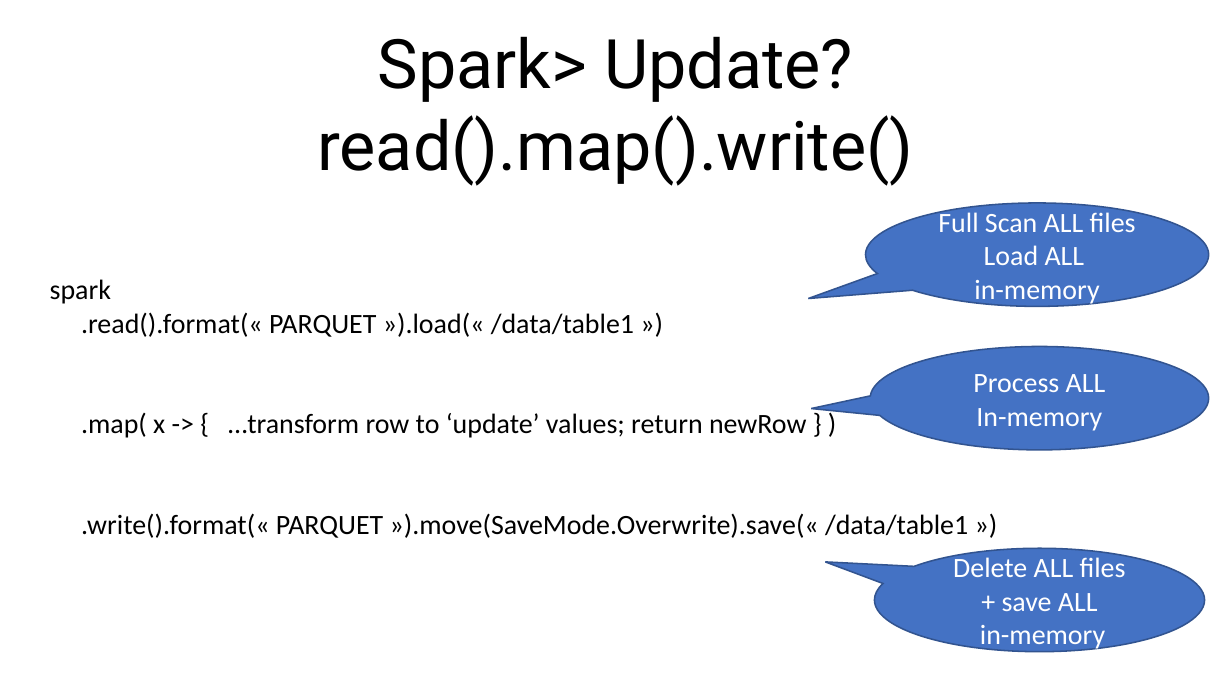
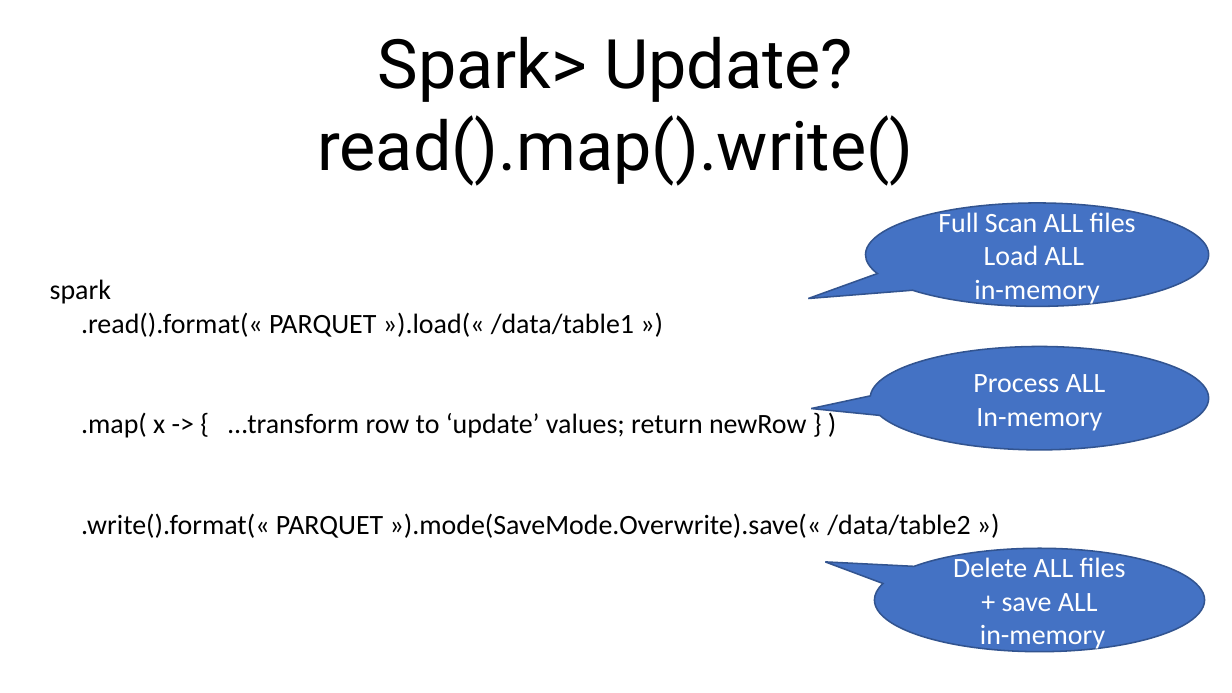
Before and after one commit to Arnaud-Nauwynck/presentations, a slide deck: slide 17 of pres-bigdata/BigData-4-hadoop-metastore-parquet-io.pptx. Drawn at 1232x693 pixels with LibreOffice and Linux fonts; fonts in the diff are those of the drawing. Boxes give left, top, right and bottom in pixels: in the first picture for what was removed or moved away, otherwise in the second. Text is boxed around its words. In the diff, an @@ line names an element or a change of style, - is before the commit and + after.

```diff
--- a/pres-bigdata/BigData-4-hadoop-metastore-parquet-io.pptx
+++ b/pres-bigdata/BigData-4-hadoop-metastore-parquet-io.pptx
@@ text at [81,513,970,538]: text changed @@
-.write().format(« PARQUET »).move(SaveMode.Overwrite).save(« /data/table1 »)
+.write().format(« PARQUET »).mode(SaveMode.Overwrite).save(« /data/table2 »)
```
Also in this commit, not shown: 1 other slide changed, 3 slides added, 3 other files.
